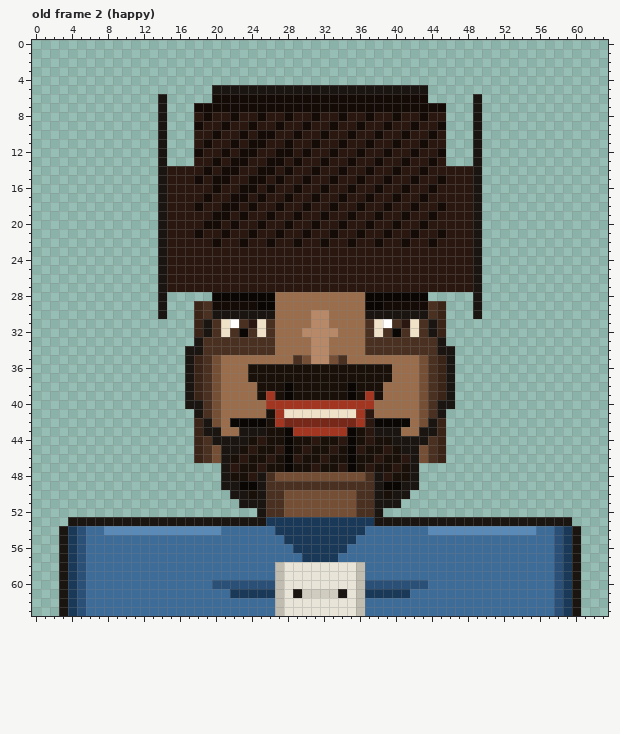
Pixel-art file -- public/sprites/agents/omar_hassan_portraits.aseprite. Above, as it was before the edit.
64x64 pixels, 5 frames. Colours within 5 levels of each other are drawn and written as one. Shown: old frame 2 (happy).
After the commit:
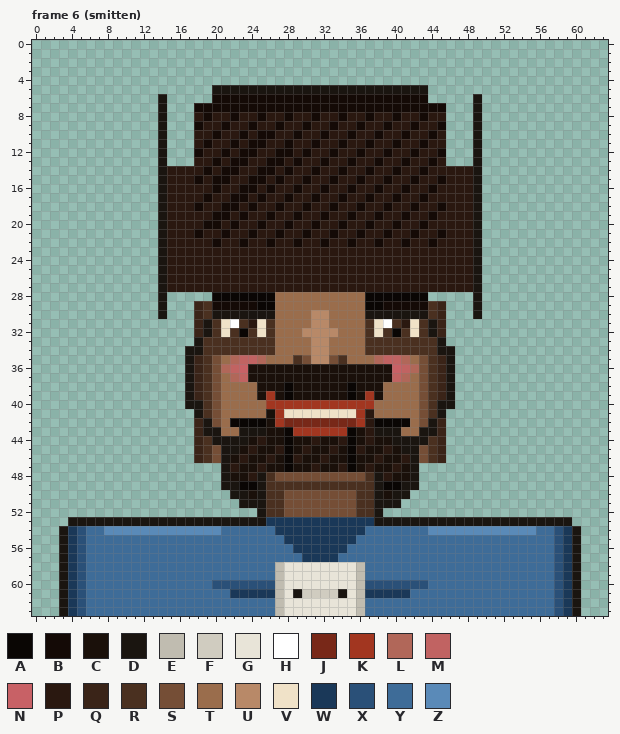
Palette (. is transparent): A #0a0604  B #140a06  C #1a100a  D #1a1510  E #c0bcb0  F #d0ccc0  G #e8e4d8  H #ffffff  J #782818  K #a23620  L #b16759  M #c16362  N #c86166  P #2a1810  Q #3a2418  R #4a3020  S #754e36  T #9a6d4c  U #b88968  V #f0e2c8  W #1a3858  X #2a5078  Y #3e6c98  Z #5a8ab8
A new or re-ordered frame is compared with the old frame closest to it.
What changed:
frames 5 -> 6
Frame 6 (smitten) is new; against old frame 2 (happy):
The edit turns colour T into colour L in row 35 at x 22, 25, 38 and 41; in row 36 at x 21 and 42; in row 37 at x 22 and 41.
The edit turns colour T into colour M in row 35 at x 23 to 24 and 39 to 40; in row 36 at x 22 and 41; in row 37 at x 23 and 40.
The edit turns colour T into colour N in row 36 at x 23 and 40.
Where, in picture pixels (left, top, right, bottom), the same in both pictures:
changed: (221, 355, 266, 382)
changed: (374, 355, 419, 382)
